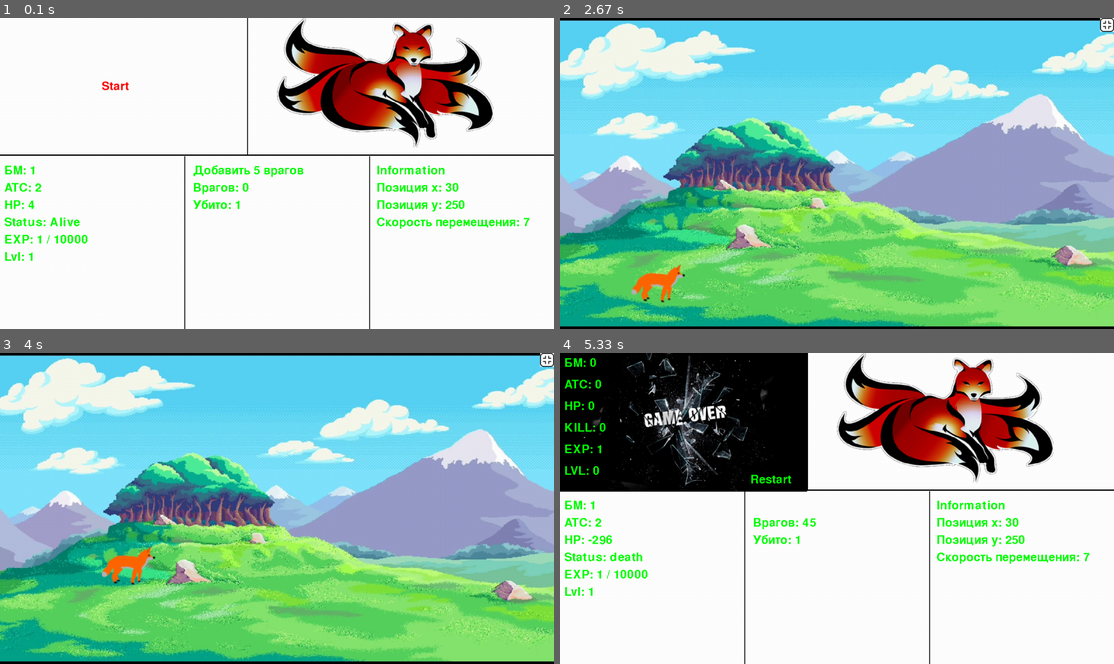
Above: before the commit, frames 1-4 (two rows, left to right).
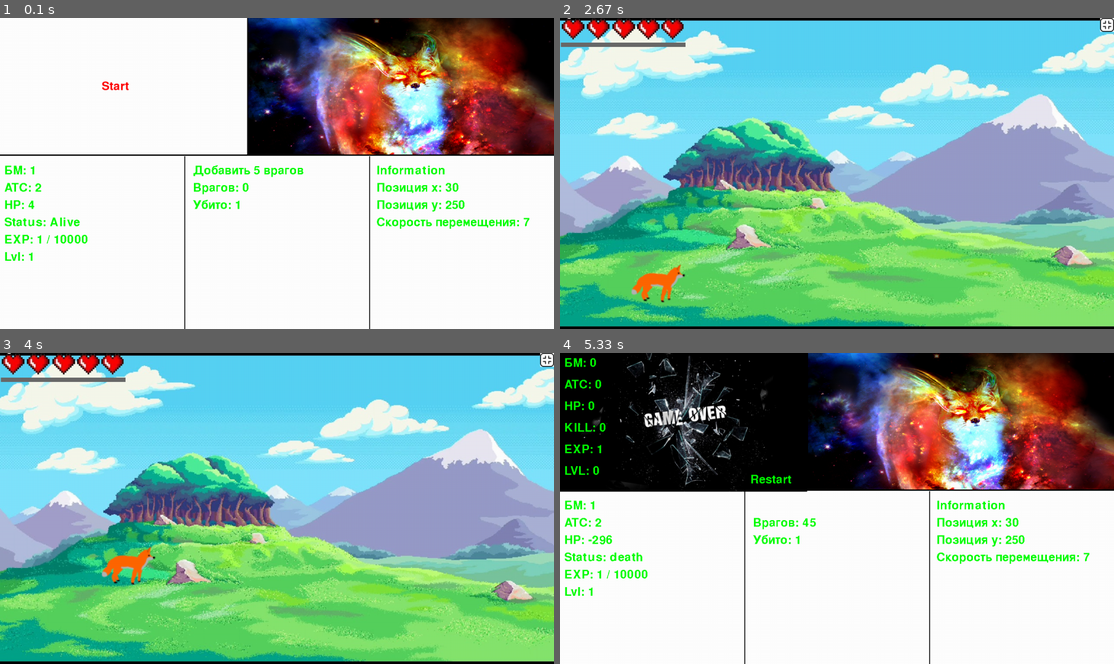
Above: after the commit, the same moments.

Repository: Anrull/Tamagotchi_pygame
Game: pygame game, started from main.py
Same seed, same stepped clock (60 frames per second), same inputs: the game is played once before the commit and once after it.
Inputs (mouse positions are in pixels of both pictures, inside the frame that each line leads up to):
- Up to frame 1 (0.1 s): type "1 (at the terminal prompt)" at 0 s; type "1 (at the terminal prompt)" at 0 s; type "1 (at the terminal prompt)" at 0 s; type "1 (at the terminal prompt)" at 0 s; type "1 (at the terminal prompt)" at 0 s; type "1 (at the terminal prompt)" at 0 s; type "1 (at the terminal prompt)" at 0 s; type "1 (at the terminal prompt)" at 0 s
- Up to frame 2 (2.67 s): click (770, 145) at 0.42 s; tap Shift at 0.67, 1.4, 1.7, 1.97, 2.4 s; click "Start" at 1.1 s; hold Left 1.33-1.87 s; hold Left 1.9-2.3 s; tap Space at 2.05 s; hold Right from 2.33 s (still down); tap F at 2.48 s
- Up to frame 3 (4 s): tap Shift at 2.7, 3.07, 3.37, 3.57, 3.87 s; release Right at 2.97 s; hold Left 3-3.47 s; hold Right 3.5-3.97 s; tap Space at 3.65 s
- Up to frame 4 (5.33 s): hold Right 4-4.47 s; tap Shift at 4.07, 4.37, 4.57, 4.87 s; tap F at 4.15 s; hold Left 4.5-5.03 s; click (809, 505) at 5.17 s

The runs differ from the first frame. In frame 1, 24% of the frame differs, in the area x 44-100%, y 0-44%; in frame 2, 1.2%; in frame 3, 1.2%; in frame 4, 24%.

Commit message:
with new image fox

Diff:
--- a/main.py
+++ b/main.py
@@ -1,8 +1,6 @@
 import pygame
 import random
-import time
 import sys
-import math
 
 pygame.init()
 
@@ -13,6 +11,7 @@
 screen_rect = (0, 0, 571, 321)
 global_SM_enemies = 5  # Summoning_multiple_enemies
 x, y = 1280, 720  # размер экрана
+FPS = 15
 
 backgrounds_small = {
     0: "background/background_2_small.png",
@@ -375,7 +374,7 @@
             screen.blit(background, (0, 0))
         else:
             screen.fill((255, 255, 255))
-        screen.blit(image, (x // 2, 0))
+        screen.blit(image, (571, 0))
 
         pygame.draw.line(screen, "black", (0, 317), (x, 317), 3)
         pygame.draw.line(screen, "black", (426, 320), (426, y), 2)
@@ -443,22 +442,22 @@
             label_kill_rect = label_kill.get_rect(topleft=(10, 160))
             label_exp_rect = label_exp.get_rect(topleft=(10, 210))
             label_lvl_rect = label_lvl.get_rect(topleft=(10, 260))
-
-            screen.blit(label_CP, label_CP_rect)
-            screen.blit(label_atc, label_atc_rect)
-            screen.blit(label_hp, label_hp_rect)
-            screen.blit(label_kill, label_kill_rect)
-            screen.blit(label_exp, label_exp_rect)
-            screen.blit(label_lvl, label_lvl_rect)
         else:
             screen.blit(self.gameover_full, (0, 0))
 
-            label_CP_rect = label_CP.get_rect(topleft=(10, 10))
-            label_atc_rect = label_atc.get_rect(topleft=(10, 60))
-            label_hp_rect = label_hp.get_rect(topleft=(10, 110))
-            label_kill_rect = label_kill.get_rect(topleft=(10, 160))
-            label_exp_rect = label_exp.get_rect(topleft=(10, y - 60))
-            label_lvl_rect = label_lvl.get_rect(topleft=(10, y - 10))
+            label_CP_rect = label_CP.get_rect(topleft=(10, y - 260 - 40))
+            label_atc_rect = label_atc.get_rect(topleft=(10, y - 210 - 40))
+            label_hp_rect = label_hp.get_rect(topleft=(10, y - 160 - 40))
+            label_kill_rect = label_kill.get_rect(topleft=(10, y - 110 - 40))
+            label_exp_rect = label_exp.get_rect(topleft=(10, y - 60 - 40))
+            label_lvl_rect = label_lvl.get_rect(topleft=(10, y - 10 - 40))
+
+        screen.blit(label_CP, label_CP_rect)
+        screen.blit(label_atc, label_atc_rect)
+        screen.blit(label_hp, label_hp_rect)
+        screen.blit(label_kill, label_kill_rect)
+        screen.blit(label_exp, label_exp_rect)
+        screen.blit(label_lvl, label_lvl_rect)
 
 
 
@@ -503,8 +502,10 @@
         background = tamg.small_image_to_alpha(idd)  # малый задний фон
         background_full = tamg.full_image_to_alpha(idd)  # большой задний фон
 
-        image = tamg.image_to_alpha("fox/fox_main_lvl1.png")  # выбери сам если не нравится
-        image = pygame.transform.scale(image, (500, 300))  # отформатирование животного, чтоб влезало
+        # image = tamg.image_to_alpha("fox/fox_main_lvl1.png")  # выбери сам если не нравится
+        # image = pygame.transform.scale(image, (500, 300))  # отформатирование животного, чтоб влезало
+        image = pygame.image.load("fox/fox_main_version3.png")
+        image = pygame.transform.scale(image, (x - 571, 317))
 
         fullscreen = tamg.image_to_alpha("icons/fullscreen.png")
         fullscreen_rect = fullscreen.get_rect(topleft=(547, 296))
@@ -521,6 +522,7 @@
 
         restart_button = label.render("Restart", False, "green")
         restart_button_rect = restart_button.get_rect(topleft=(440, 280))
+        restart_button_rect_full = restart_button.get_rect(topleft=(x - 150, y - 100))
 
         start_button = label.render("Start", True, "red")
         start_button_rect = start_button.get_rect(topleft=(235, 145))
@@ -622,9 +624,11 @@
                     if enemies_full:  # Enemies
                         enemies_full.draw(screen)
                         enemies_full.update()
+
+                    show_hp.update(screen, player)
                 else:
                     information.deathscreen(screen, player, full)
-                    screen.blit(restart_button, restart_button_rect)
+                    screen.blit(restart_button, restart_button_rect_full)
             pygame.draw.rect(screen, "white", (x - 32, 0, 32, 32))
             screen.blit(minimise, minimise_rect)
 
@@ -687,7 +691,7 @@
                         enemies.add(Enemy(pos_x, y=250, attack=100 * (player.location + 1) + 100,
                                           health=100 * (player.location + 1), filename=path_of_the_enemy))
                         pos_x -= 50
-                if restart_button_rect.collidepoint(pos_mouse):
+                if restart_button_rect.collidepoint(pos_mouse) or restart_button_rect_full.collidepoint(pos_mouse):
                     global_flag_of_death = False
                     # player.start_hp -= 300
                     # player.start_atc -= 100
@@ -717,7 +721,7 @@
 
         pygame.display.update()
 
-        clock.tick(15)
+        clock.tick(FPS)
 
     pygame.quit()
 
@@ -725,8 +729,6 @@
 if __name__ == "__main__":
     main()
 
-sys.exit()
-print('кукей')
 # 0
 # 1
 # 0
Binary file added: fox/fox_main_version2.jpg
Binary file added: fox/fox_main_version3.png
